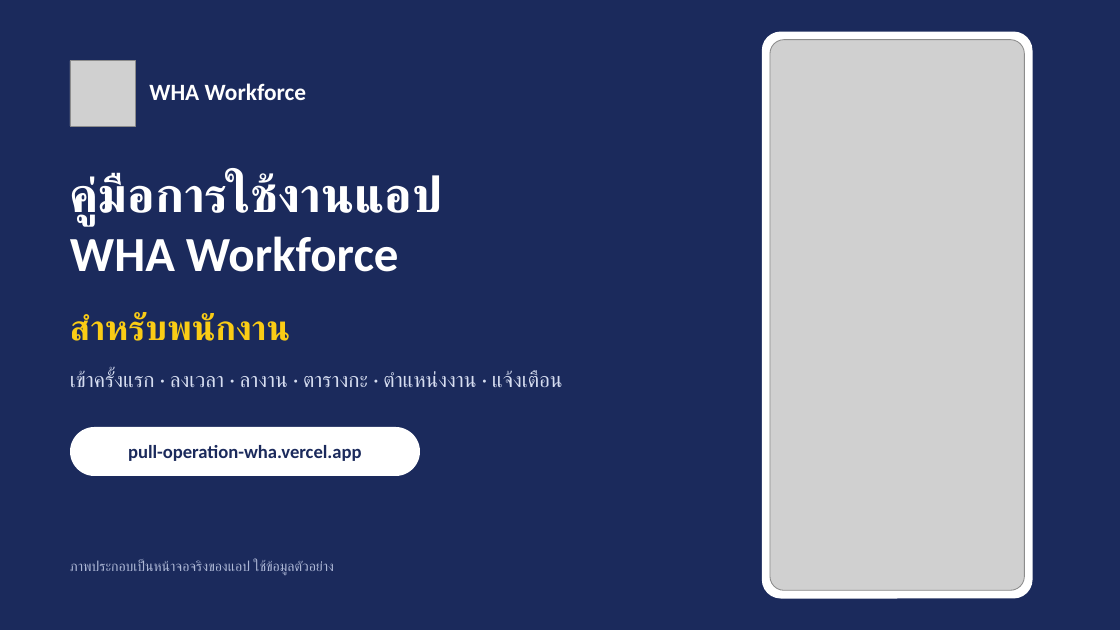
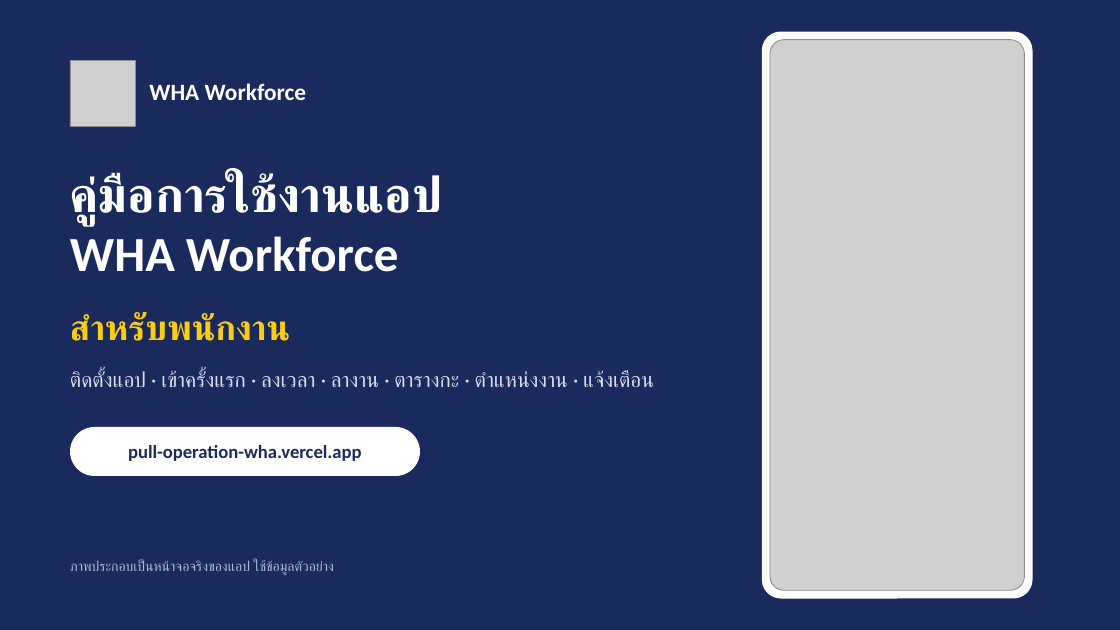
Before and after one commit to pcgwarehouse5-pixel/pull-operation-wha, a slide deck: slide 1 of docs/คู่มือการใช้งานแอป-พนักงาน.pptx. Drawn at 1120x630 pixels with LibreOffice and Linux fonts; fonts in the diff are those of the drawing; grey boxes stand for pictures. Boxes give left, top, right and bottom in pixels: in the first picture for what was removed or moved away, otherwise in the second. Text is boxed around its words. In the diff, an @@ line names an element or a change of style, - is before the commit and + after.

```diff
--- a/docs/คู่มือการใช้งานแอป-พนักงาน.pptx
+++ b/docs/คู่มือการใช้งานแอป-พนักงาน.pptx
@@ text at (70, 370, 654, 387): text changed @@
-เข้าครั้งแรก · ลงเวลา · ลางาน · ตารางกะ · ตำแหน่งงาน · แจ้งเตือน
+ติดตั้งแอป · เข้าครั้งแรก · ลงเวลา · ลางาน · ตารางกะ · ตำแหน่งงาน · แจ้งเตือน
```
Also in this commit, not shown: 1 other slide changed, 3 slides added, 1 other file.
